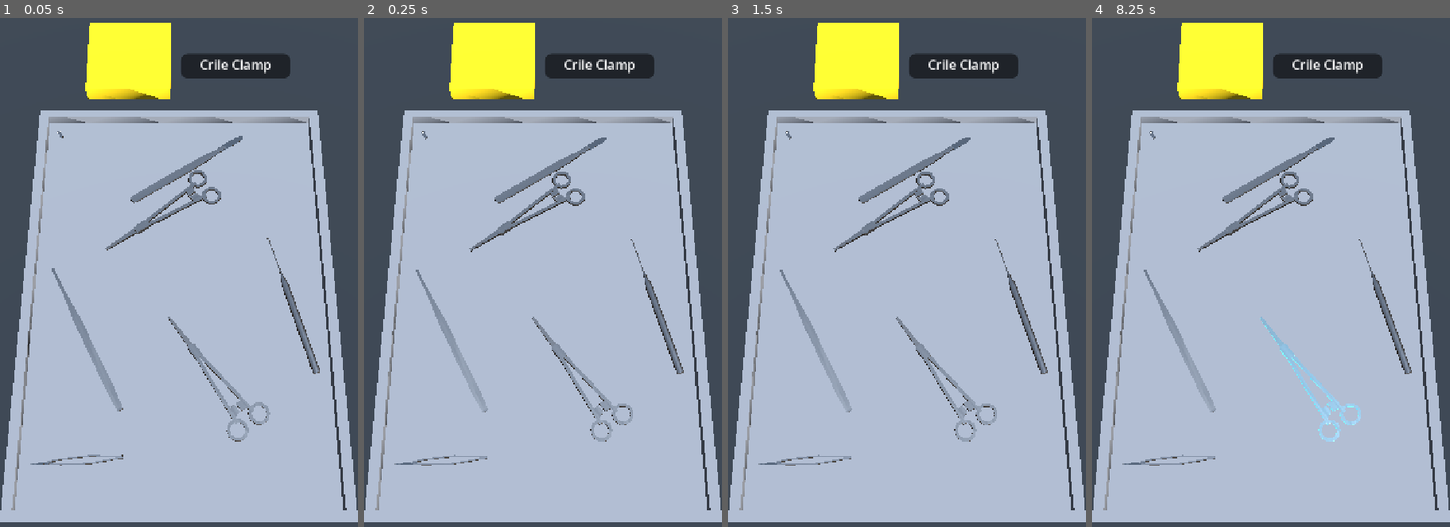
Above: before the commit, frames 1-4 (left to right).
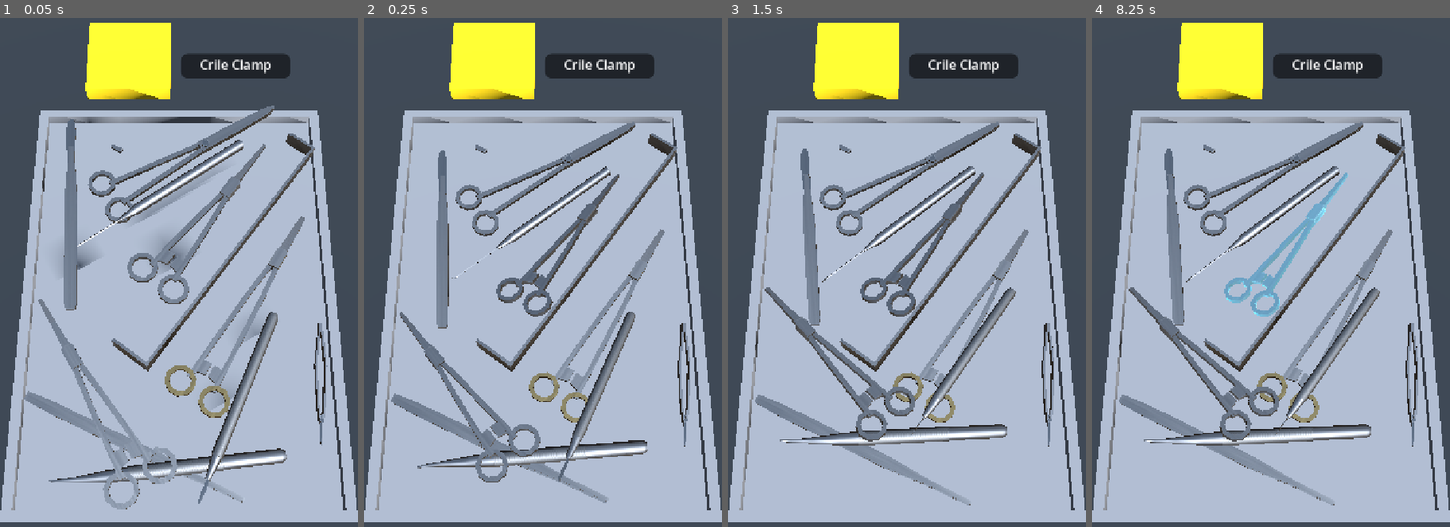
Above: after the commit, the same moments.

Repository: optimisticlucio/untitled-game-jam-game
Game: Godot game, scene res://levels/level.tscn
Two runs of this game, one before a commit and one after it. Both use one fixed random seed, a clock stepped at 60 frames per second and the inputs below.
Inputs (mouse positions are in pixels of both pictures, inside the frame that each line leads up to):
- Up to frame 1 (0.05 s): no input
- Up to frame 2 (0.25 s): no input
- Up to frame 3 (1.5 s): tap Enter at 0.5 s; move the mouse to (985, 236) at 0.52 s; click (985, 236) at 0.67 s; tap Space at 1.25 s; drag from (835, 303) to (889, 394) at 1.27 s
- Up to frame 4 (8.25 s): tap Enter at 2, 3.5 s; move the mouse to (1306, 129) at 2.02 s; click (1306, 129) at 2.17 s; tap Space at 2.75, 4.25 s; drag from (1253, 394) to (1163, 175) at 2.77 s; move the mouse to (1378, 364) at 3.52 s; click (1378, 364) at 3.67 s; drag from (1163, 175) to (1217, 109) at 4.27 s; move the mouse to (1288, 267) at 5.02 s; click (1288, 267) at 5.17 s; drag from (1217, 109) to (1199, 303) at 5.77 s; move the mouse to (1349, 236) at 6.52 s; click (1349, 236) at 6.67 s; drag from (1199, 303) to (1253, 394) at 7.27 s; move the mouse to (1306, 129) at 8.02 s; click (1306, 129) at 8.17 s

The runs differ from the first frame. In frame 1, 17% of the frame differs, in the area x 4-92%, y 17-97%; in frame 2, 14%; in frame 3, 14%; in frame 4, 14%.

Commit message:
Levels: drop reshuffle_count, add tool_size_percent (70-150%)
- Trays are just the shuffled requests cut into reshuffle_after-sized
  groups; 0 = never reshuffle.
- tool_size_percent scales every tool on the tray (not the request
  picture) via SurgicalTool.resize().

Co-Authored-By: Claude Opus 5.5 <noreply@anthropic.com>

Diff:
--- a/levels/example_level.tres
+++ b/levels/example_level.tres
@@ -1,15 +1,14 @@
-[gd_resource type="Resource" script_class="LevelData" format=3]
+[gd_resource type="Resource" script_class="LevelData" format=3 uid="uid://cbpqnxes3yndu"]
 
-[ext_resource type="Script" path="res://levels/level_data.gd" id="1_data"]
+[ext_resource type="Script" uid="uid://oeja3x8hjwhl" path="res://levels/level_data.gd" id="1_data"]
 
 [resource]
 script = ExtResource("1_data")
 requested_ids = Array[StringName]([&"kelly_clamp", &"crile_clamp", &"scalpel_10", &"scalpel_11", &"mayo_scissors", &"metzenbaum_scissors", &"kelly_clamp", &"adson_forceps", &"debakey_forceps"])
 distractor_ids = Array[StringName]([&"scalpel_15", &"mayo_hegar", &"vannas_scissors", &"army_navy", &"micro_hook", &"beaver_handle", &"micro_needle_holder", &"acland_clamp"])
-reshuffle_count = 2
-reshuffle_after = 3
-distractors_per_tray = 4
+tool_size_percent = 140.0
+reshuffle_after = 4
+distractors_per_tray = 14
 name_only_ids = Array[StringName]([&"scalpel_11", &"crile_clamp"])
 hint_delay_seconds = 8.0
 hint_idle_seconds = 3.0
-hint_duration_seconds = 2.0
--- a/levels/level.gd
+++ b/levels/level.gd
@@ -83,7 +83,9 @@
 	_queue.assign(_trays[_tray_index])
 	var tools: Array[SurgicalTool] = []
 	for id in _queue + level.draw_distractors():
-		tools.append(_scenes[id].instantiate())
+		var tool: SurgicalTool = _scenes[id].instantiate()
+		tool.resize(level.tool_size_percent / 100.0)
+		tools.append(tool)
 	_tray.fill(tools)
 	_request_next()
 
--- a/levels/level_data.gd
+++ b/levels/level_data.gd
@@ -8,12 +8,15 @@
 @export var requested_ids: Array[StringName] = []
 ## Put in the tray but never asked for. Repeats are fine.
 @export var distractor_ids: Array[StringName] = []
+## Size of every tool on the tray, as a percentage of real size (the request
+## picture always shows real size). Bigger fills a sparse tray, smaller eases
+## a crowded one. All tools change together, so their sizes stay comparable.
+@export_range(70.0, 150.0, 5.0, "suffix:%") var tool_size_percent := 100.0
 
 @export_group("Reshuffle")
-## How many times the tray leaves and comes back with a new set of tools. 0 = never.
-@export var reshuffle_count := 0
-## Correct hand-offs per tray before it reshuffles. Each tray holds exactly the
-## requests it will be asked for (the last tray holds all that are left).
+## Correct hand-offs per tray: then the tray leaves and comes back with the
+## next requests and fresh distractors. Each tray holds exactly the requests
+## it will be asked for (the last one whatever is left). 0 = never reshuffle.
 @export var reshuffle_after := 0
 ## Distractors per tray, drawn at random from distractor_ids. Negative = all of them.
 @export var distractors_per_tray := -1
@@ -40,8 +43,6 @@
 		for id: StringName in get(list_name):
 			if not known_ids.has(id):
 				found.append("%s: no tool has the id \"%s\"." % [list_name, id])
-	if reshuffle_count > 0 and reshuffle_after <= 0:
-		found.append("reshuffle_count is set, but reshuffle_after is 0.")
 	return found
 
 
@@ -50,12 +51,11 @@
 	var requests := requested_ids.duplicate()
 	requests.shuffle()
 	var trays: Array[Array] = []
-	for i in reshuffle_count:
-		if requests.size() <= reshuffle_after:
-			break
-		trays.append(requests.slice(0, reshuffle_after))
-		requests = requests.slice(reshuffle_after)
-	trays.append(requests)
+	if reshuffle_after <= 0:
+		trays.append(requests)
+		return trays
+	for start in range(0, requests.size(), reshuffle_after):
+		trays.append(requests.slice(start, start + reshuffle_after))
 	return trays
 
 
--- a/tools/surgical_tool.gd
+++ b/tools/surgical_tool.gd
@@ -19,6 +19,15 @@
 @export var specialities: Array[Speciality]
 
 static var _scenes_by_id: Dictionary[StringName, PackedScene] = {}
+
+
+## Scales the tool by factor: model, collision and grab shapes alike. The
+## body itself stays unscaled, because physics bodies don't scale well.
+func resize(factor: float) -> void:
+	for child in get_children():
+		if child is Node3D:
+			child.scale *= factor
+			child.position *= factor
 
 
 ## Bounding box of the tool's visible meshes, in its local space.
